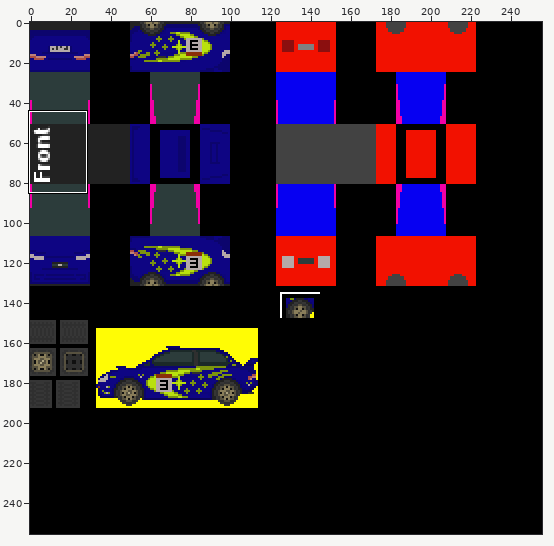
Two states of a sprite sheet, game/web/textures/texture_car.png. Above, an overview of the earlier version with the close-up marked.
Close-up. Before the commit:
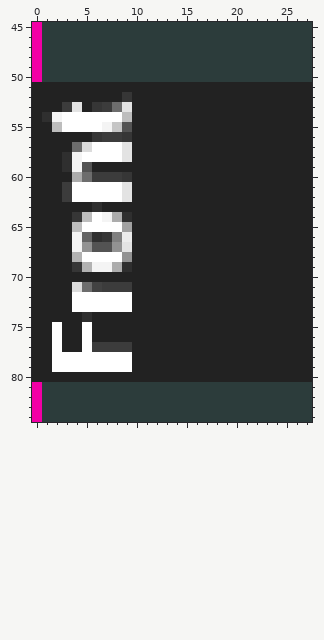
The file is 256x256 pixels. Colours within 5 levels of each other are drawn and written as one. Shown: x 0..27, y 45..84. The commit also changed other parts of the picture, which this record leaves out.
After the commit:
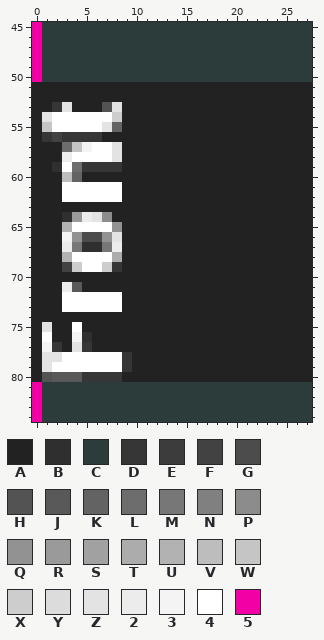
Palette (. is transparent): A #222222  B #2f2f2f  C #2c3c3b  D #363636  E #3c3c3c  F #424242  G #4c4c4c  H #535353  J #595959  K #636363  L #6d6d6d  M #777777  N #808080  P #8c8c8c  Q #929292  R #9a9a9a  S #a1a1a1  T #acacac  U #b2b2b2  V #bdbdbd  W #c5c5c5  X #cdcdcd  Y #dcdcdc  Z #e3e3e3  2 #ececec  3 #f4f4f4  4 #ffffff  5 #f200a5
The exact change:
@@ x 0..11 @@
 51 AAAAAAAAAAAA
-52 AAAAAAAAADAA
-53 AAAEZADELZAA
-54 AB3444444VAA
-55 AAV44443WHAA
-56 AAAAAADEEDAA
-57 AAAALY444ZAA
-58 AAAB34444ZAA
-59 AAAB3HAAAAAA
-60 AAAATLEEEDAA
-61 AAAE44444ZAA
-62 AAAE44444ZAA
-63 AAAAAABAAAAA
-64 AAAADV43TBAA
-65 AAAAV4444SAA
-66 AAAA3KBDN2AA
-67 AAAA3QHHQZAA
-68 AAAAU4444QAA
-69 AAAADU33TBAA
+52 AAAAAAAAAAAA
+53 AADZAAAHZAAA
+54 AZ444444XAAA
+55 AW44444ZKAAA
+56 ADFDDDDAAAAA
+57 AAALW344ZAAA
+58 AAA24444ZAAA
+59 AAB4LDDDDAAA
+60 AAAVKAAAAAAA
+61 AAA444444AAA
+62 AAA444444AAA
+63 AAAAAAAAAAAA
+64 AAABR2ZPAAAA
+65 AAAU4444QAAA
+66 AAA3QGGQZAAA
+67 AAA2MBBM2AAA
+68 AAAU4444TAAA
+69 AAAFX44XDAAA
 70 AAAAAAAAAAAA
-71 AAAAYLFEEEAA
-72 AAAA444444AA
-73 AAAA444444AA
-74 AAAAABAAAAAA
-75 AA4AA4AAAAAA
-76 AA4AA4AAAAAA
-77 AA4AA4EEEEAA
-78 AA44444444AA
-79 AA44444444AA
-80 AAAAAAAAAAAA
+71 AAA2JAAAAAAA
+72 AAA444444AAA
+73 AAA444444AAA
+74 AAAAAAAAAAAA
+75 AZAA4AAAAAAA
+76 A4AA3BAAAAAA
+77 A3DAZDAAAAAA
+78 AZZ444444DAA
+79 AZ4444444DAA
+80 AHJJJDDDDAAA
 81 5CCCCCCCCCCC
Where, in picture pixels (left, top, right, bottom), the same in both close-ups:
changed: (42, 92, 132, 382)
